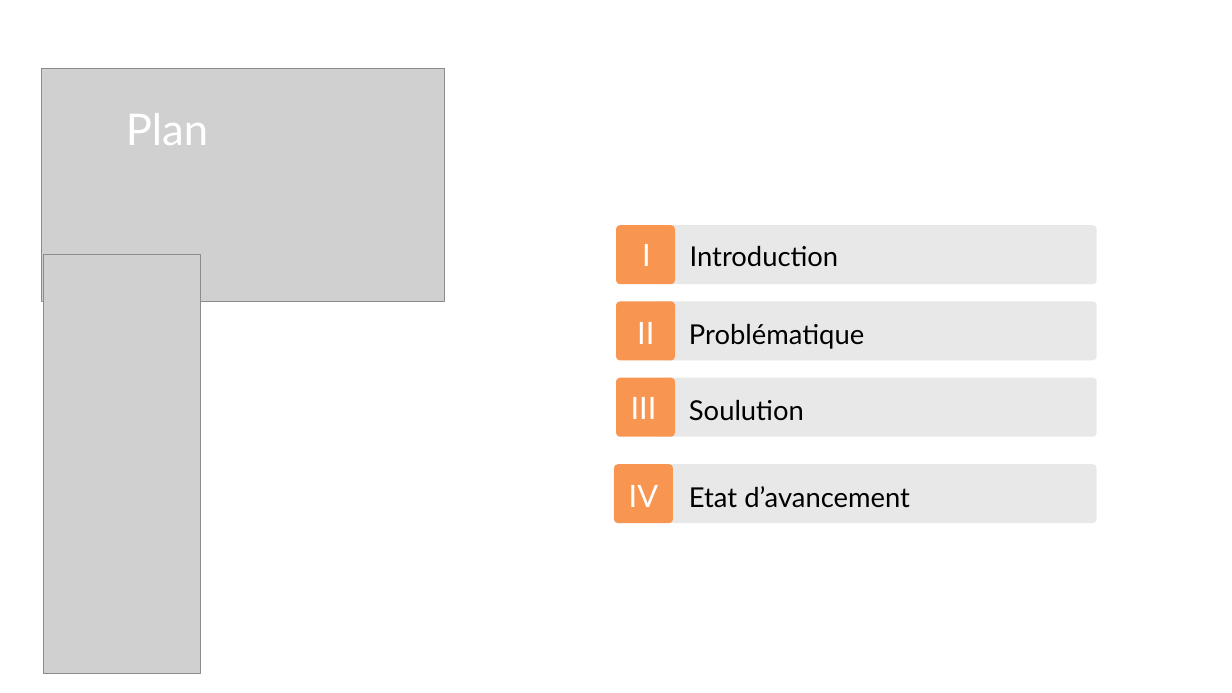
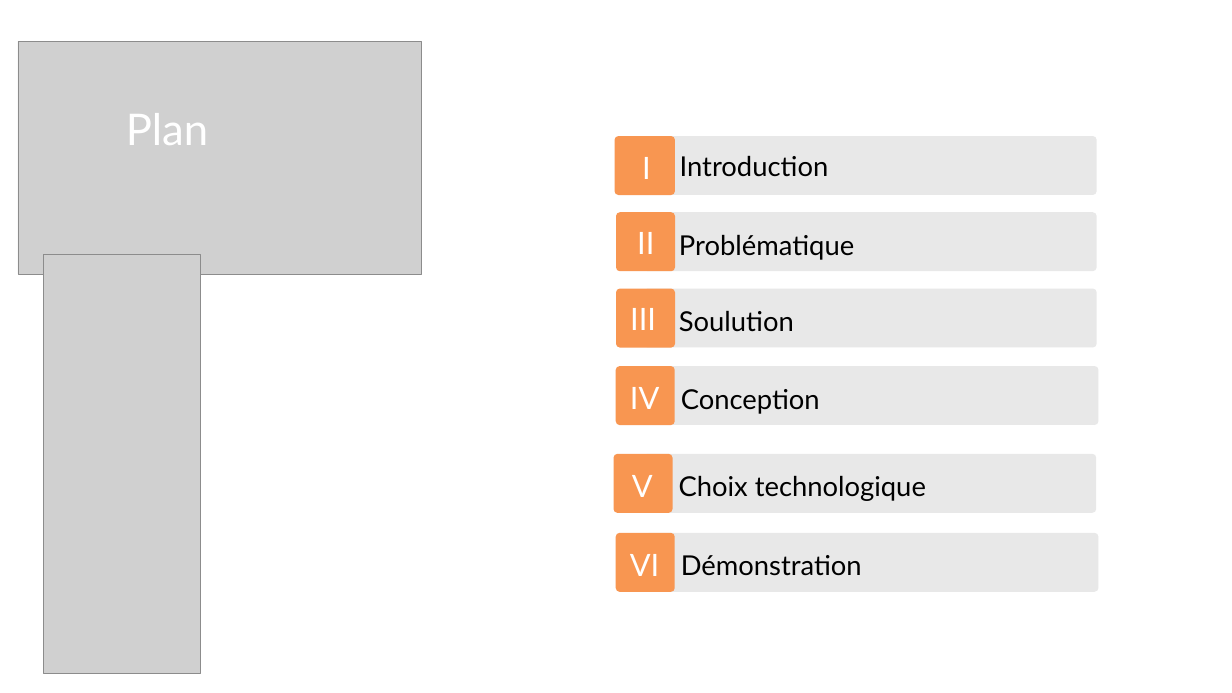
Before and after one commit to omarKazoum/projet-fil-rouge, a slide deck: slide 2 of conception/Présentation .pptx. Drawn at 1232x693 pixels with LibreOffice and Linux fonts; fonts in the diff are those of the drawing; grey boxes stand for pictures. Boxes give left, top, right and bottom in pixels: in the first picture for what was removed or moved away, otherwise in the second. Text is boxed around its words. In the diff, an @@ line names an element or a change of style, - is before the commit and + after.

```diff
--- a/conception/Présentation .pptx
+++ b/conception/Présentation .pptx
@@ picture: place and size @@
-picture at <box>41,69,445,302</box>
+picture at <box>18,41,421,274</box>
@@ 3 freeform shapes, 2 texts: place and size @@
-3 freeform shapes, 2 texts at <box>616,225,675,437</box>
+3 freeform shapes, 2 texts at <box>615,136,675,347</box>
@@ freeform shape: place and size @@
-freeform shape at <box>655,225,1097,285</box>
+freeform shape at <box>644,136,1096,195</box>
@@ text "Introduction": place and size @@
-text "Introduction" at <box>690,245,839,267</box>
+text "Introduction" at <box>680,155,829,177</box>
@@ text "I": place and size @@
-text "I" at <box>642,244,651,266</box>
+text "I" at <box>642,157,651,179</box>
@@ freeform shape: place and size @@
-freeform shape at <box>655,301,1097,360</box>
+freeform shape at <box>644,213,1096,272</box>
@@ text "Problématique": place and size @@
-text "Problématique" at <box>689,323,864,349</box>
+text "Problématique" at <box>679,234,854,260</box>
@@ freeform shape: place and size @@
-freeform shape at <box>655,378,1097,437</box>
+freeform shape at <box>644,288,1096,347</box>
@@ text "Soulution": place and size @@
-text "Soulution" at <box>689,399,804,421</box>
+text "Soulution" at <box>679,310,794,332</box>
@@ freeform shape: place and size @@
-freeform shape at <box>614,464,673,523</box>
+freeform shape at <box>616,366,675,425</box>
@@ text "IV": place and size @@
-text "IV" at <box>629,485,658,507</box>
+text "IV" at <box>630,387,659,409</box>
@@ freeform shape: place and size @@
-freeform shape at <box>655,464,1097,523</box>
+freeform shape at <box>646,366,1098,425</box>
@@ text at <box>681,389,820,414</box>: text changed @@
-Etat d’avancement
+Conception
@@ freeform shape added at <box>614,454,673,513</box>, fill #F89651 @@
@@ text added at <box>632,475,653,497</box>, 36 pt, text #FFFFFF @@
+V
@@ freeform shape added at <box>643,454,1096,513</box>, fill #E8E8E8 @@
@@ text added at <box>679,475,926,501</box>, 32 pt, text #000000 @@
+Choix technologique
@@ freeform shape added at <box>616,533,675,592</box>, fill #F89651 @@
@@ freeform shape added at <box>646,533,1098,592</box>, fill #E8E8E8 @@
@@ text added at <box>630,554,659,576</box>, 36 pt, text #FFFFFF @@
+VI
@@ text added at <box>681,555,862,576</box>, 32 pt, text #000000 @@
+Démonstration
```
Also in this commit, not shown: 1 other slide changed, 1 slide added, 24 other files.
